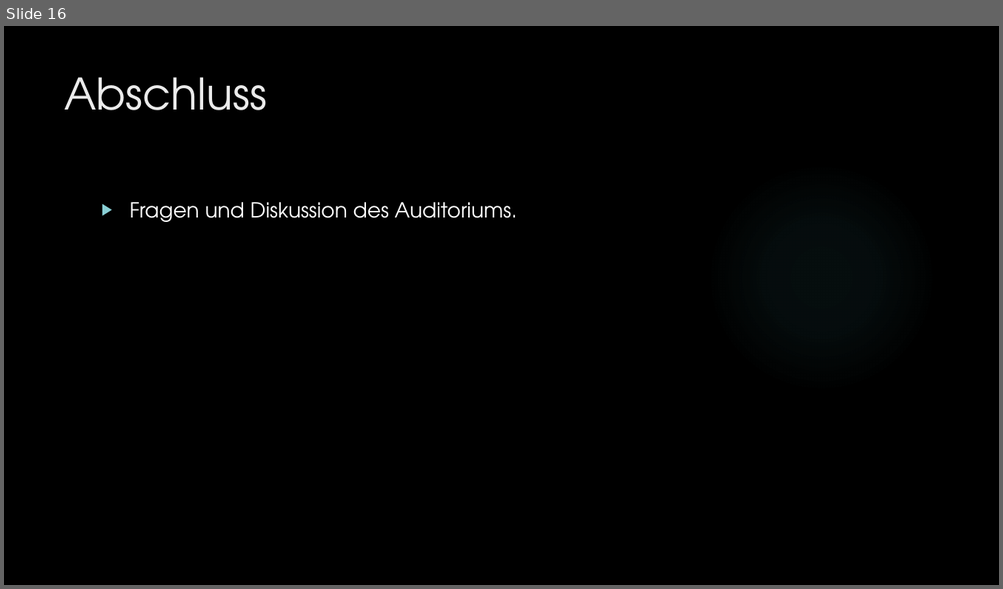
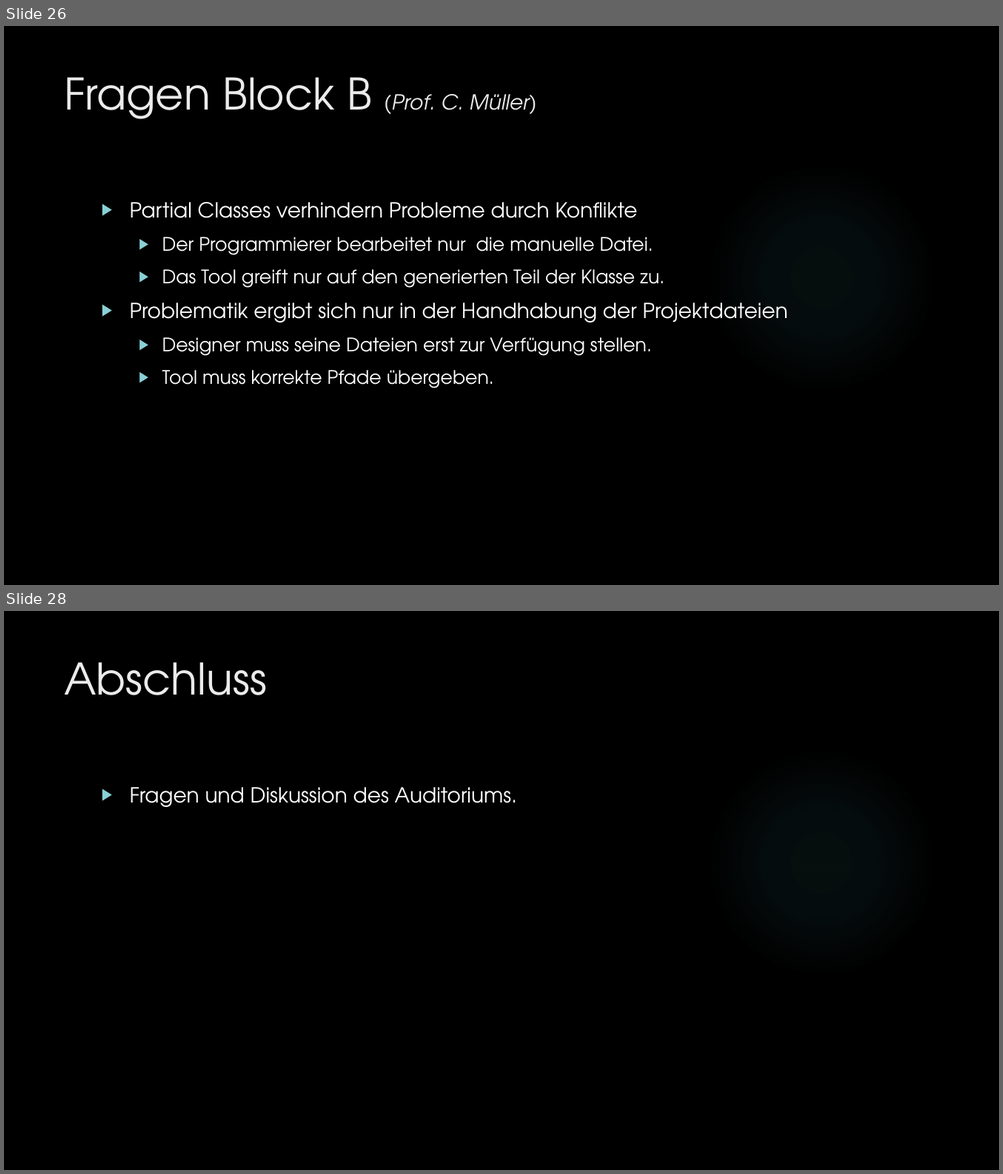
Before and after one commit to dNovel/MasterThesisWS1415, a slide deck: Disputation/Praesentation_DominikSteffen.pptx. Shown one above the other, each under a label of ours: slide 16 before the commit, slides 26 and 28 after it; the slides between them are not shown. The pictures are 1003x589 and 1003x1174 pixels, drawn with LibreOffice and Linux fonts; fonts in the diff are those of the drawing; background and template pictures are left out. Boxes give left, top, right and bottom in pixels: in the first picture for what was removed or moved away, otherwise in the second. Text is boxed around its words. In the diff, an @@ line names an element or a change of style, - is before the commit and + after.

Commit message:
Fragen von Prof. Müller eingefügt
Fragen eingefügt und beantwortet. Nächster Schritt: Prof. Taube

```diff
--- a/Disputation/Praesentation_DominikSteffen.pptx
+++ b/Disputation/Praesentation_DominikSteffen.pptx
@@ slide 26 added at bbox=[4, 26, 999, 585], background picture (left out); not listed: 1 template element that a slide beside it also shows @@
@@ title added at bbox=[64, 77, 537, 119], 20 pt, text #EBEBEB, italic @@
+Fragen Block B (Prof. C. Müller)
@@ text added at bbox=[130, 202, 788, 389], 18 pt, text #FFFFFF @@
+▶ Partial Classes verhindern Probleme durch Konflikte
+  ▶ Der Programmierer bearbeitet nur die manuelle Datei.
+  ▶ Das Tool greift nur auf den generierten Teil der Klasse zu.
+▶ Problematik ergibt sich nur in der Handhabung der Projektdateien
+  ▶ Designer muss seine Dateien erst zur Verfügung stellen.
+  ▶ Tool muss korrekte Pfade übergeben.
@@ what was slide 16 is now slide 28 @@
```
Also in this commit, not shown: 2 slides changed, 11 other slides added, 2 other files.
